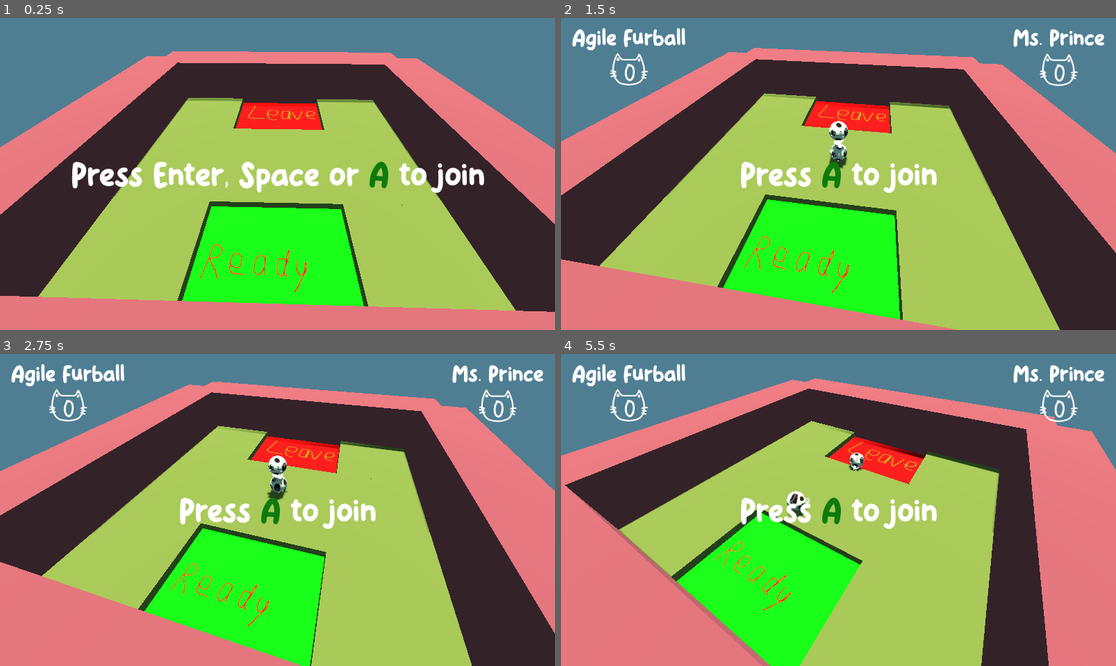
Above: before the commit, frames 1-4 (two rows, left to right).
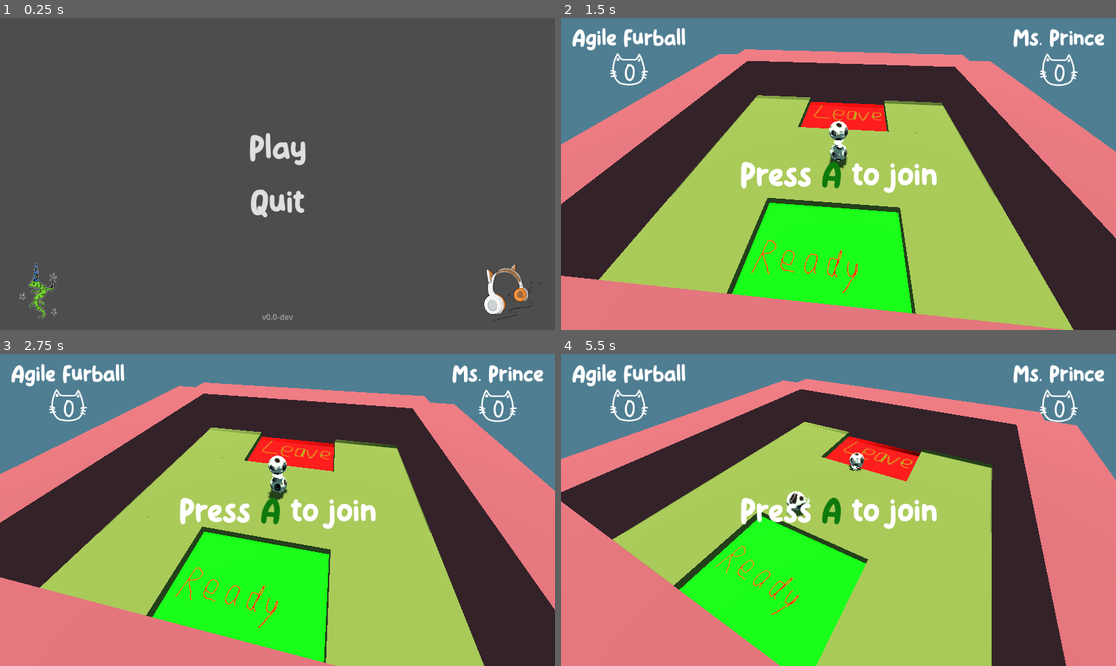
Above: after the commit, the same moments.

Repository: HedgeLizards/ggj24
Game: Godot game, scene res://scenes/start.tscn
The game is run twice, just before and just after one commit, with the same random seed, the same clock (stepped at 60 frames per second) and the same inputs. Before the commit the project starts from res://scenes/main.tscn.
Inputs (mouse positions are in pixels of both pictures, inside the frame that each line leads up to):
- Up to frame 1 (0.25 s): no input
- Up to frame 2 (1.5 s): click (838, 145) at 0.5 s, where only the run after the commit has a clickable "Play"; tap Enter at 1.25 s; move the mouse to (960, 158) at 1.27 s; tap W (join_0) at 1.35 s
- Up to frame 3 (2.75 s): move the mouse to (166, 525) at 2.02 s; tap Up (join_1) at 2.1 s
- Up to frame 4 (5.5 s): move the mouse to (894, 441) at 2.77 s; tap W (join_0) at 2.85, 4.35 s; move the mouse to (810, 572) at 3.52 s; tap Up (join_1) at 3.6, 5.1 s; move the mouse to (1005, 556) at 4.27 s; move the mouse to (672, 463) at 5.02 s

The runs differ from the first frame. In frame 1, 100% of the frame differs, in the area x 0-100%, y 0-100%; in frame 2, 7.8%; in frame 3, 7.1%; in frame 4, 7.2%.

Commit message:
Implement Audio ON/OFF assets and make Start the initial scene

Diff:
--- a/project.godot
+++ b/project.godot
@@ -11,7 +11,7 @@
 [application]
 
 config/name="hedgelizards_ggj24"
-run/main_scene="res://scenes/main.tscn"
+run/main_scene="res://scenes/start.tscn"
 config/features=PackedStringArray("4.2", "GL Compatibility")
 config/icon="res://art/hedgelizard.png"
 
@@ -91,10 +91,6 @@
 , Object(InputEventKey,"resource_local_to_scene":false,"resource_name":"","device":-1,"window_id":0,"alt_pressed":false,"shift_pressed":false,"ctrl_pressed":false,"meta_pressed":false,"pressed":false,"keycode":0,"physical_keycode":4194309,"key_label":0,"unicode":0,"echo":false,"script":null)
 ]
 }
-jump_2={
-"deadzone": 0.5,
-"events": []
-}
 
 [rendering]
 
--- a/scenes/start.tscn
+++ b/scenes/start.tscn
@@ -1,11 +1,12 @@
-[gd_scene load_steps=13 format=3 uid="uid://cyhh22x6f5g88"]
+[gd_scene load_steps=14 format=3 uid="uid://cyhh22x6f5g88"]
 
 [ext_resource type="Script" path="res://code/start.gd" id="1_c8csj"]
 [ext_resource type="FontFile" uid="uid://d322quqpvquoi" path="res://fonts/KiddosyfreeRegular-GOEag.otf" id="1_jt7q2"]
 [ext_resource type="Texture2D" uid="uid://b7m1pgyxyxrkk" path="res://art/hedgelizard.png" id="1_lovnt"]
 [ext_resource type="FontFile" uid="uid://baicblg7y4hrc" path="res://fonts/MeowsNepilRegular-Yzvwa.ttf" id="2_2383r"]
-[ext_resource type="Texture2D" uid="uid://c8y6s2h8tuje6" path="res://icon.svg" id="2_ii37h"]
 [ext_resource type="Script" path="res://code/version.gd" id="4_18bna"]
+[ext_resource type="Texture2D" uid="uid://cmh6feynrovwo" path="res://art/UI/sprite_soundon.png" id="6_o4boi"]
+[ext_resource type="Texture2D" uid="uid://dbn6hl3chewu7" path="res://art/UI/sprite_soundoff.png" id="7_0mjd7"]
 
 [sub_resource type="InputEventKey" id="InputEventKey_wgtik"]
 device = -1
@@ -74,6 +75,7 @@
 theme_override_fonts/font = ExtResource("1_jt7q2")
 theme_override_font_sizes/font_size = 72
 shortcut = SubResource("Shortcut_5aqvn")
+shortcut_in_tooltip = false
 text = "Play"
 flat = true
 
@@ -103,6 +105,7 @@
 theme_override_fonts/font = ExtResource("1_jt7q2")
 theme_override_font_sizes/font_size = 72
 shortcut = SubResource("Shortcut_dkxca")
+shortcut_in_tooltip = false
 text = "Quit"
 flat = true
 
@@ -143,24 +146,24 @@
 script = ExtResource("4_18bna")
 
 [node name="Audio" type="TextureButton" parent="."]
-custom_minimum_size = Vector2(64, 64)
 layout_mode = 1
 anchors_preset = -1
 anchor_left = 0.975
 anchor_top = 0.975
 anchor_right = 0.975
 anchor_bottom = 0.975
-offset_left = -128.0
-offset_top = -128.0
+offset_left = -252.0
+offset_top = -256.0
 grow_horizontal = 0
 grow_vertical = 0
-pivot_offset = Vector2(128, 128)
+scale = Vector2(0.5, 0.5)
+pivot_offset = Vector2(252, 256)
 mouse_default_cursor_shape = 2
 toggle_mode = true
 shortcut = SubResource("Shortcut_1r3eh")
-texture_normal = ExtResource("2_ii37h")
-texture_pressed = ExtResource("2_ii37h")
-stretch_mode = 0
+shortcut_in_tooltip = false
+texture_normal = ExtResource("6_o4boi")
+texture_pressed = ExtResource("7_0mjd7")
 
 [connection signal="mouse_entered" from="VBoxContainer/Play/Button" to="." method="_on_play_mouse_entered"]
 [connection signal="mouse_exited" from="VBoxContainer/Play/Button" to="." method="_on_play_mouse_exited"]
Binary file changed: art/UI/sprite_soundoff.png
Binary file changed: art/UI/sprite_soundon.png
